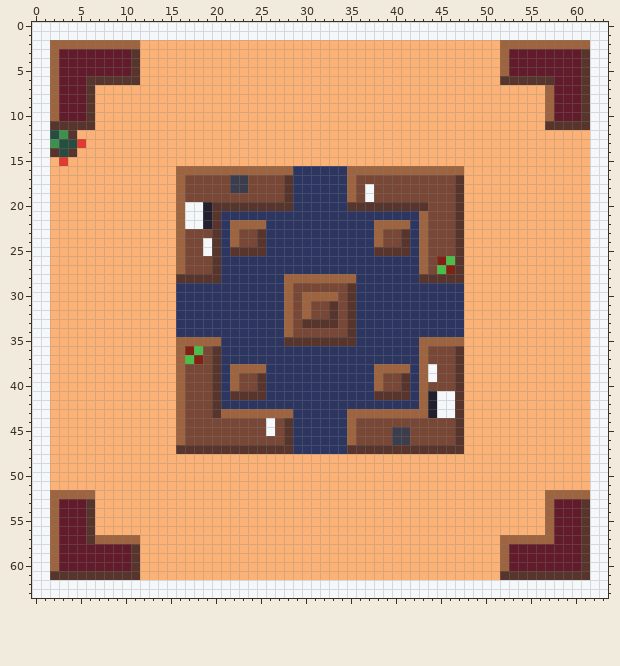
Two versions of one pixel-art file, assets/roomtypes/lobby.aseprite. The picture above was drawn from the file before the commit.
64x64 pixels, 1 frame.
Now the later version:
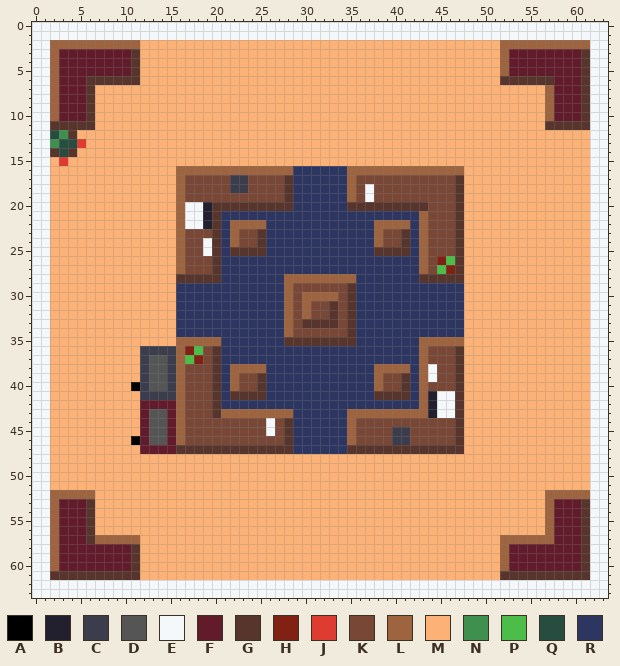
Palette (. is transparent): A #000000  B #22202e  C #3b3d4d  D #555555  E #f5f8fa  F #611b2a  G #57352c  H #802114  J #de3c31  K #784735  L #9e643f  M #fcb177  N #3f8f4f  P #4cbd48  Q #274d41  R #2c3661
The edit:
{"change": "layer \"SnackOMat\" added"}
{"where": "layer \"SnackOMat\""}
{"y":36,"x":12,"old":"MMMM","new":"CCCC"}
{"y":37,"x":12,"old":"MMMM","new":"CDDC"}
{"y":38,"x":12,"old":"MMMM","new":"CDDC"}
{"y":39,"x":12,"old":"MMMM","new":"CDDC"}
{"y":40,"x":11,"old":"MMMMM","new":"ACDDC"}
{"y":41,"x":12,"old":"MMMM","new":"CCCC"}
{"y":42,"x":12,"old":"MMMM","new":"FFFF"}
{"y":43,"x":12,"old":"MMMM","new":"FDDF"}
{"y":44,"x":12,"old":"MMMM","new":"FDDF"}
{"y":45,"x":12,"old":"MMMM","new":"FDDF"}
{"y":46,"x":11,"old":"MMMMM","new":"AFDDF"}
{"y":47,"x":12,"old":"MMMM","new":"FFFF"}
